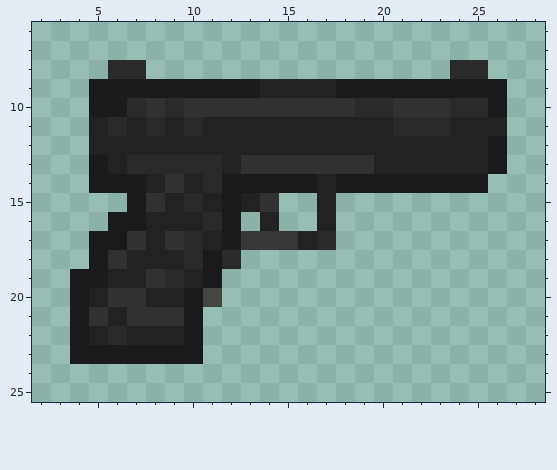
Pixel-art sprite -- Resources/Textures/Objects/Weapons/Guns/Pistols/GLOCK26.rsi/base.png. The picture above is the old version.
The file is 32x32 pixels. Colours within 5 levels of each other are drawn and written as one. Shown: x 2..28, y 6..25.
After:
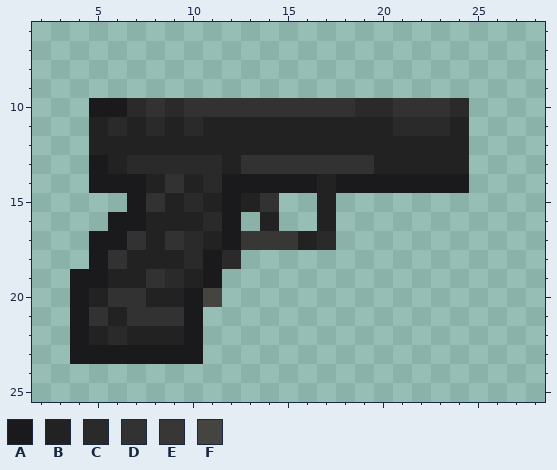
Palette (. is transparent): A #1a191b  B #222222  C #2a2a2a  D #323232  E #383736  F #454440
Change:
y 8: x 6..7 CC -> ..; x 24..25 CC -> ..
y 9: x 5..26 AAAAAAAAABBBBAAAAAAAAA -> ......................
y 10: x 25..26 CA -> ..
y 11: x 25..26 BB -> ..
y 12..13: x 25..26 BA -> ..
y 14: x 25 A -> .
Boxes around the changes in both pictures, in picture pixels (x1, y1, x2, y2):
erased: (89, 60, 507, 193)
